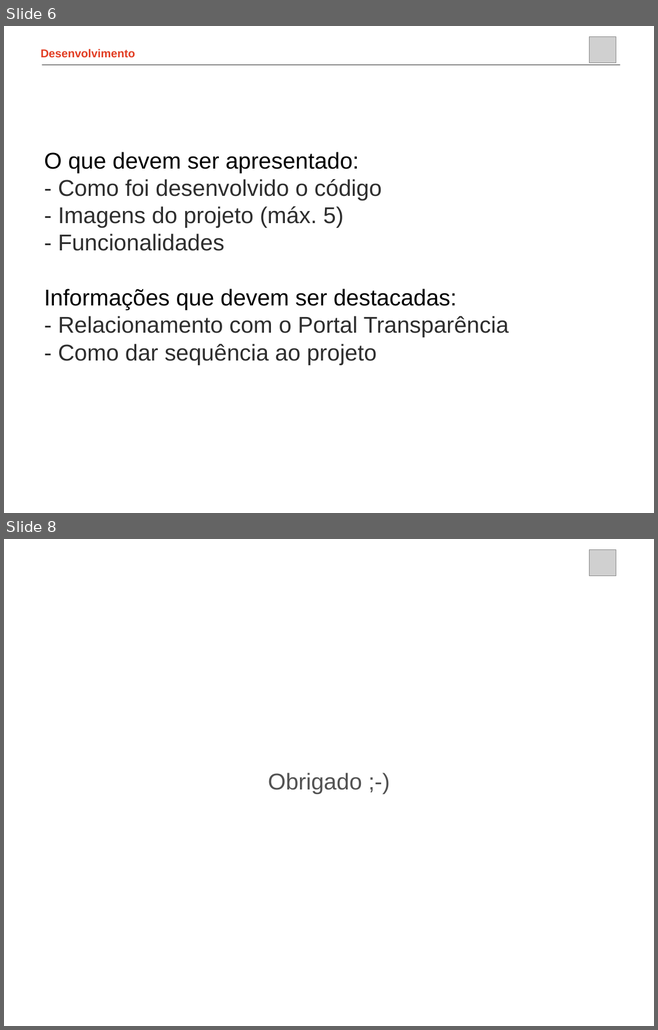
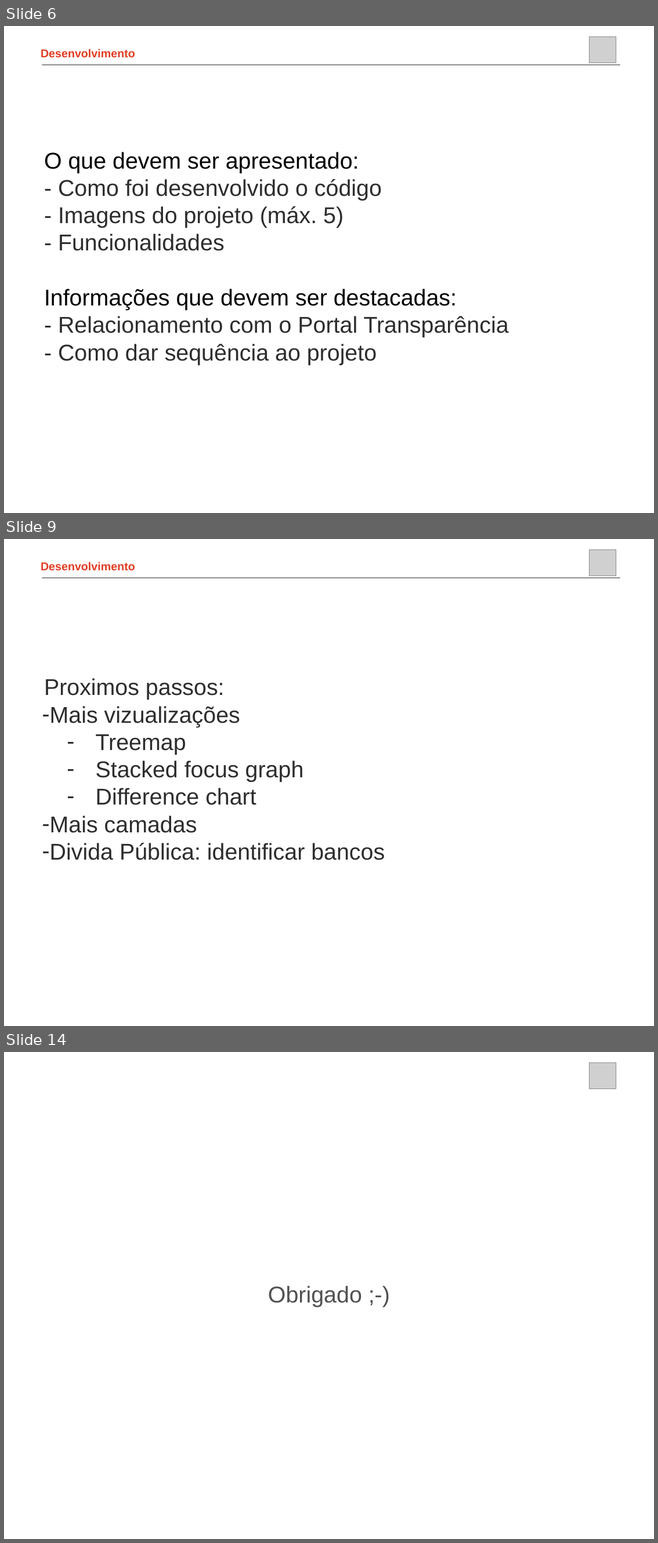
Before and after one commit to jpesce/dataminas, a slide deck: apresentacao/champs.ppt. Shown one above the other, each under a label of ours: slides 6 and 8 before the commit, slides 6, 9 and 14 after it; the slides between them are not shown. The pictures are 658x1030 and 658x1543 pixels, drawn with LibreOffice and Linux fonts; fonts in the diff are those of the drawing; grey boxes stand for pictures; background and template pictures are left out. Boxes give left, top, right and bottom in pixels: in the first picture for what was removed or moved away, otherwise in the second. Text is boxed around its words. In the diff, an @@ line names an element or a change of style, - is before the commit and + after.

```diff
--- a/apresentacao/champs.ppt
+++ b/apresentacao/champs.ppt
@@ slide 9 added at [4, 539, 654, 1026], background picture (left out) @@
@@ picture added at [589, 550, 616, 576] @@
@@ text added at [41, 562, 135, 570], 18 pt, text #E23D23, bold @@
+Desenvolvimento
@@ line added from (42, 578) to (620, 578), #515151 0.99 pt @@
@@ text added at [42, 678, 384, 860], 36 pt, text #2D2D2D @@
+Proximos passos:
+– Mais vizualizações
+  – Treemap
+  – Stacked focus graph
+  – Difference chart
+– Mais camadas
+– Divida Pública: identificar bancos
@@ what was slide 8 is now slide 14 @@
```
Also in this commit, not shown: 6 other slides added, 1 slide removed.
